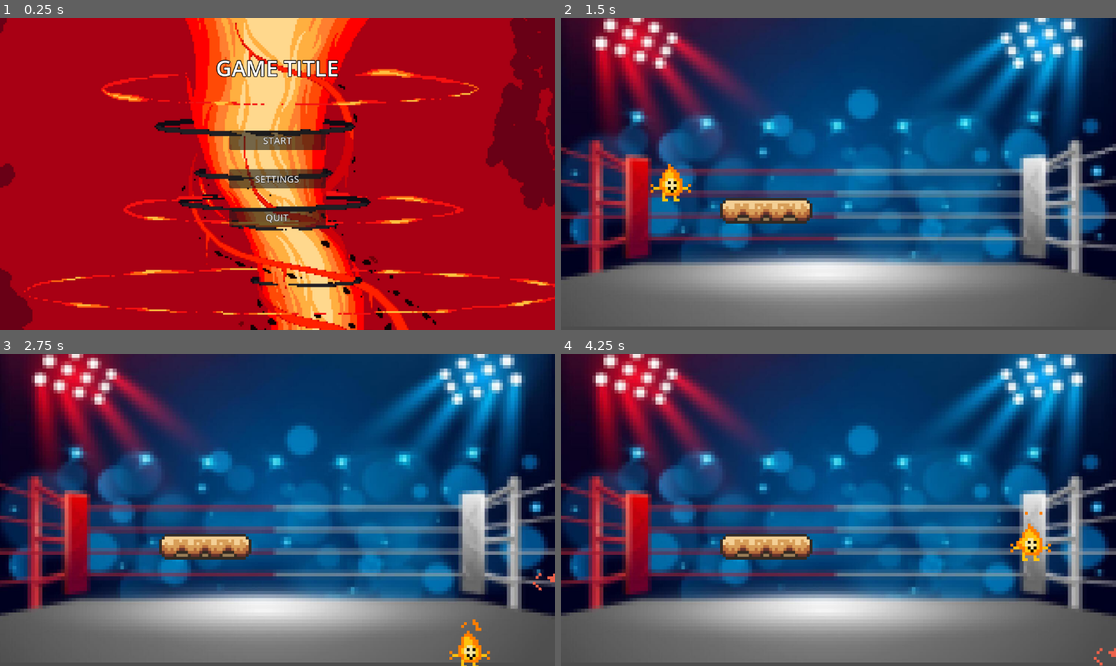
Above: before the commit, frames 1-4 (two rows, left to right).
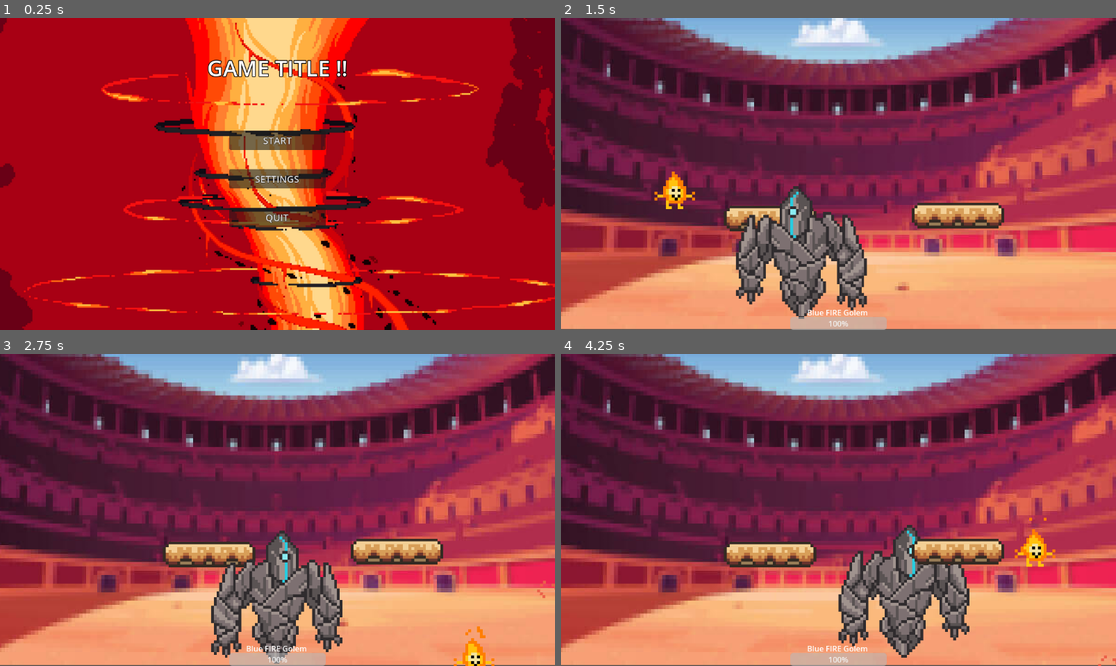
Above: after the commit, the same moments.

Repository: MatthieuSacquet/Jam-17-05-2024
Game: Godot game, scene res://MENU/MAIN_MENU/menu.tscn
Two runs of this game, one before a commit and one after it. Both use one fixed random seed, a clock stepped at 60 frames per second and the inputs below.
Inputs:
- Up to frame 1 (0.25 s): no input
- Up to frame 2 (1.5 s): click "START" at 0.5 s; tap Enter (ui_accept) at 1.25 s; hold Right (ui_right) from 1.28 s (still down); hold F from 1.28 s (still down)
- Up to frame 3 (2.75 s): keep holding Right (ui_right); tap Enter (ui_accept) at 1.52, 2.27 s; release F at 2.03 s; tap F at 2.1 s
- Up to frame 4 (4.25 s): release Right (ui_right) at 2.78 s; hold Left (ui_left) 2.78-3.53 s; hold F 2.78-3.53 s; hold Right (ui_right) from 3.53 s (still down); tap F at 3.6 s; tap Enter (ui_accept) at 3.77 s

The runs differ from the first frame. In frame 1, 1.0% of the frame differs, in the area x 37-63%, y 13-19%; in frame 2, 97%, in the area x 0-100%, y 0-100%; in frame 3, 97%; in frame 4, 97%.

Commit message:
[ADD] le boss attaque la flame + changement de background

Diff:
--- a/MENU_PRGRAME/JAM2/GAME/boss_room.tscn
+++ b/MENU_PRGRAME/JAM2/GAME/boss_room.tscn
@@ -1,7 +1,7 @@
-[gd_scene load_steps=3 format=3 uid="uid://cfoiauwyojjj7"]
+[gd_scene load_steps=3 format=3 uid="uid://dgdpnlgxni28o"]
 
-[ext_resource type="PackedScene" uid="uid://bi7f5tvaqmmh3" path="res://GAME/Boss.tscn" id="1_t1s3w"]
-[ext_resource type="PackedScene" uid="uid://dn8qfw3kc7df5" path="res://GAME/player.tscn" id="2_w86hw"]
+[ext_resource type="PackedScene" uid="uid://bi7f5tvaqmmh3" path="res://GAME/Level1.tscn" id="1_t1s3w"]
+[ext_resource type="PackedScene" path="res://GAME/player.tscn" id="2_w86hw"]
 
 [node name="BossRoom" type="Node2D"]
 
--- a/MENU_PRGRAME/JAM2/GAME/box_fight.tscn
+++ b/MENU_PRGRAME/JAM2/GAME/box_fight.tscn
@@ -1,8 +1,9 @@
-[gd_scene load_steps=7 format=3 uid="uid://bsqd66tu2xvhx"]
+[gd_scene load_steps=8 format=3 uid="uid://bsqd66tu2xvhx"]
 
-[ext_resource type="Texture2D" uid="uid://cgrp0hdhrojnp" path="res://back_ground/ring_box.jpg" id="1_i6kb7"]
+[ext_resource type="Texture2D" uid="uid://sxogyo146jsm" path="res://back_ground/colisé.jpg" id="1_64rso"]
 [ext_resource type="PackedScene" uid="uid://bb7p4kpkkgj3x" path="res://character.tscn" id="2_om53s"]
 [ext_resource type="PackedScene" path="res://platforme.tscn" id="3_fag7v"]
+[ext_resource type="PackedScene" path="res://GAME/Boss.tscn" id="4_dtswr"]
 
 [sub_resource type="WorldBoundaryShape2D" id="WorldBoundaryShape2D_rlokk"]
 distance = 4.0
@@ -16,16 +17,16 @@
 
 [node name="box fight" type="Node2D"]
 
-[node name="RingBox" type="Sprite2D" parent="."]
-position = Vector2(45, 12)
-scale = Vector2(0.128476, 0.124065)
-texture = ExtResource("1_i6kb7")
+[node name="Colisé" type="Sprite2D" parent="."]
+position = Vector2(44.25, 15.5)
+scale = Vector2(0.319444, 0.37)
+texture = ExtResource("1_64rso")
 
 [node name="CharacterBody2D" parent="." instance=ExtResource("2_om53s")]
 position = Vector2(-33, 46)
 
 [node name="Camera2D" type="Camera2D" parent="."]
-position = Vector2(46, 20)
+position = Vector2(44.6058, 17.4124)
 scale = Vector2(0.00123024, -2.83792)
 zoom = Vector2(6, 6)
 
@@ -46,3 +47,9 @@
 
 [node name="platforme" parent="." instance=ExtResource("3_fag7v")]
 position = Vector2(16, 31)
+
+[node name="fire_boss" parent="." instance=ExtResource("4_dtswr")]
+position = Vector2(65, 40)
+
+[node name="platforme2" parent="." instance=ExtResource("3_fag7v")]
+position = Vector2(81, 30)
--- a/MENU_PRGRAME/JAM2/GAME/fireboss.gd
+++ b/MENU_PRGRAME/JAM2/GAME/fireboss.gd
@@ -1,6 +1,6 @@
 extends CharacterBody2D
 
-@onready var player = get_parent().find_child("player")
+@onready var player = get_parent().find_child("CharacterBody2D")
 @onready var sprite = $Sprite2D
 
 var direction : Vector2
--- a/MENU_PRGRAME/JAM2/MENU/MAIN_MENU/menu.tscn
+++ b/MENU_PRGRAME/JAM2/MENU/MAIN_MENU/menu.tscn
@@ -48,7 +48,7 @@
 theme_override_constants/outline_size = 6
 theme_override_fonts/font = SubResource("SystemFont_kv5o8")
 theme_override_font_sizes/font_size = 45
-text = "GAME TITLE"
+text = "GAME TITLE !!"
 horizontal_alignment = 1
 vertical_alignment = 1
 
